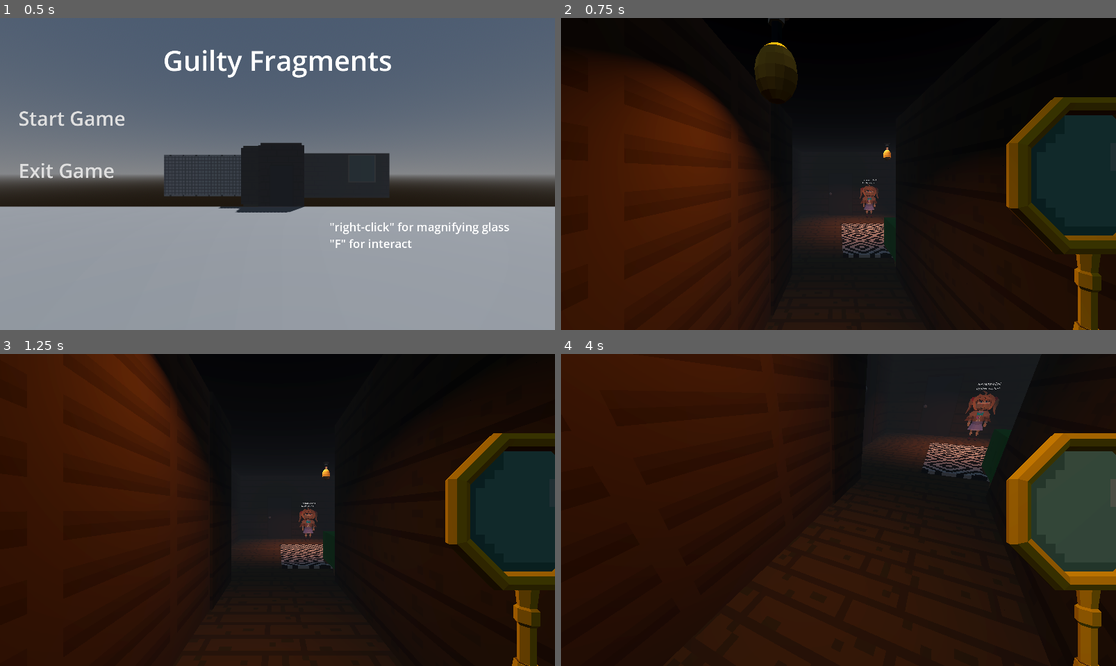
Above: before the commit, frames 1-4 (two rows, left to right).
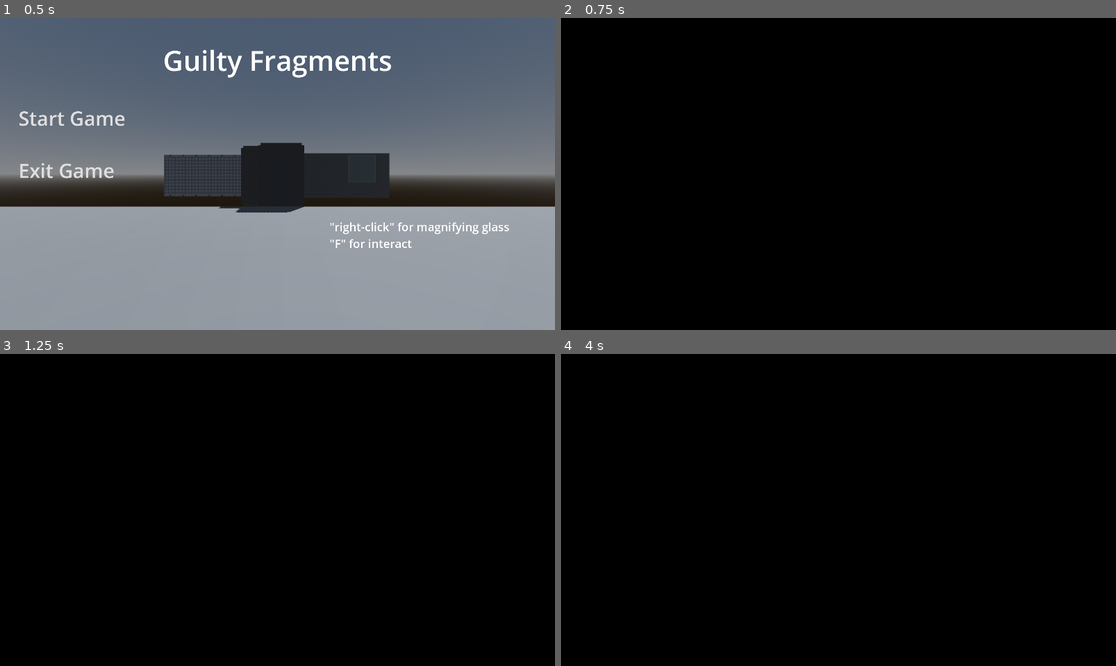
Above: after the commit, the same moments.

Repository: Redfire27/NeuroGameJam
Game: Godot game, scene res://Scenes/start_menu.tscn
The game is run twice, just before and just after one commit, with the same random seed, the same clock (stepped at 60 frames per second) and the same inputs.
Inputs (mouse positions are in pixels of both pictures, inside the frame that each line leads up to):
- Up to frame 1 (0.5 s): no input
- Up to frame 2 (0.75 s): click "Start Game" at 0.5 s
- Up to frame 3 (1.25 s): no input
- Up to frame 4 (4 s): tap Enter at 1.25, 2.75 s; move the mouse to (960, 494) at 1.27 s; hold D (move_right) 1.28-2.03 s; right-click (960, 494) at 1.35 s; tap Space at 2 s; move the mouse to (727, 525) at 2.02 s; hold S (move_backward) 2.03-2.78 s; tap F (interact) at 2.1 s; move the mouse to (894, 441) at 2.77 s; hold D (move_right) 2.78-3.53 s; click (894, 441) at 2.85 s; move the mouse to (832, 516) at 3.52 s; hold W (move_forward) from 3.53 s (still down); right-click (832, 516) at 3.6 s

Frame 1 is identical in both runs. In frame 2, 58% of the frame differs, in the area x 0-100%, y 0-100%; in frame 3, 69%; in frame 4, 86%.

Commit message:
Revert "Update 1"

Diff:
--- a/Scenes/player.tscn
+++ b/Scenes/player.tscn
@@ -194,7 +194,6 @@
 
 [node name="BlackScreen" type="MeshInstance3D" parent="TwistPivot/PitchPivot/Camera3D"]
 transform = Transform3D(1, 0, 0, 0, -4.37114e-08, -1, 0, 1, -4.37114e-08, 0.0872644, -0.0141659, -0.148426)
-visible = false
 material_override = SubResource("StandardMaterial3D_qov4p")
 transparency = 1.0
 cast_shadow = 0
--- a/project.godot
+++ b/project.godot
@@ -75,8 +75,6 @@
 
 [rendering]
 
-renderer/rendering_method="gl_compatibility"
-renderer/rendering_method.mobile="gl_compatibility"
 lights_and_shadows/directional_shadow/soft_shadow_filter_quality=3
 anti_aliasing/quality/msaa_3d=1
 lights_and_shadows/quality/msaa_3d=1
